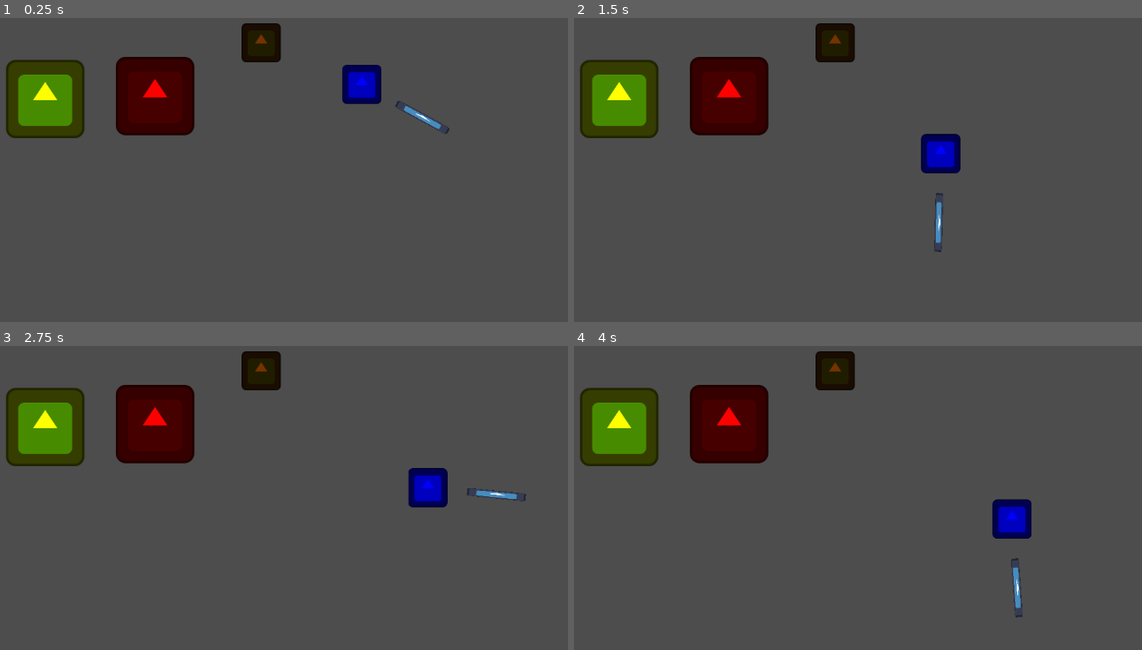
Above: before the commit, frames 1-4 (two rows, left to right).
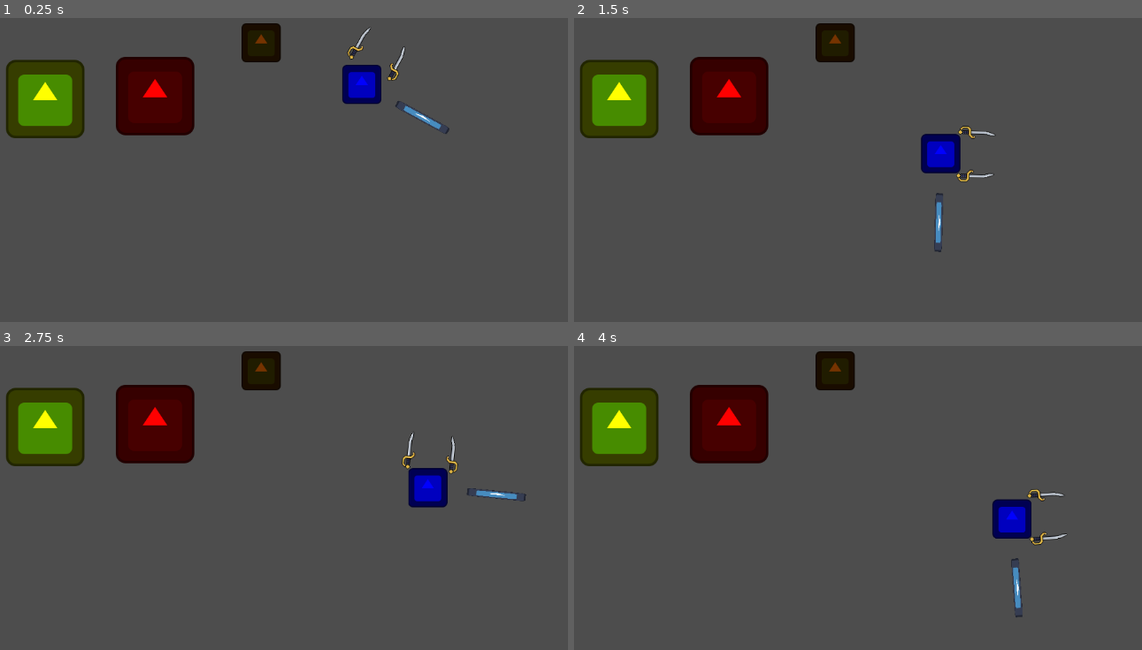
Above: after the commit, the same moments.

Repository: Maccy-0/1-Tap-Adventure
Game: Godot game, scene res://Scenes/MainScene.tscn
The game is run twice, just before and just after one commit, with the same random seed, the same clock (stepped at 60 frames per second) and the same inputs. The engine's default icon, where the game draws it, is replaced by a stand-in: a white triangle on a blue panel in a dark square.
Inputs:
- Up to frame 1 (0.25 s): no input
- Up to frame 2 (1.5 s): hold Space (action) 0.53-1.28 s; tap Space (action) at 1.35 s
- Up to frame 3 (2.75 s): hold Space (action) from 2.03 s (still down)
- Up to frame 4 (4 s): release Space (action) at 2.78 s; tap Space (action) at 2.85 s; hold Space (action) from 3.53 s (still down)

The runs differ from the first frame. In frame 1, 0.2% of the frame differs, in the area x 61-72%, y 3-21%; in frame 2, 0.2%; in frame 3, 0.2%; in frame 4, 0.2%.

Commit message:
Added swords

Diff:
--- a/Scenes/MainScene.tscn
+++ b/Scenes/MainScene.tscn
@@ -1,12 +1,13 @@
-[gd_scene load_steps=6 format=3 uid="uid://dx18gfjy68noj"]
+[gd_scene load_steps=7 format=3 uid="uid://dx18gfjy68noj"]
 
 [ext_resource type="Texture2D" uid="uid://b2h7vtkbv4eks" path="res://icon.svg" id="1_hpc76"]
 [ext_resource type="Script" uid="uid://cokplsqjmsxud" path="res://Scenes/player.gd" id="2_tr2i4"]
 [ext_resource type="Script" uid="uid://cjtghhto426ti" path="res://Scenes/player_sprite.gd" id="3_nhkr4"]
 [ext_resource type="Script" uid="uid://c3pshbe8jc33g" path="res://Scenes/dummy.gd" id="4_7rqgy"]
+[ext_resource type="Texture2D" uid="uid://m4ygito7gm0d" path="res://Assets/Sword Sprite.png" id="4_qxria"]
 
 [sub_resource type="CircleShape2D" id="CircleShape2D_qxria"]
-radius = 111.01801
+radius = 101.0
 
 [node name="Node2D" type="Node2D"]
 
@@ -41,7 +42,20 @@
 [node name="Area2D" type="Area2D" parent="Player"]
 
 [node name="CollisionShape2D" type="CollisionShape2D" parent="Player/Area2D"]
+position = Vector2(1, -45)
 shape = SubResource("CircleShape2D_qxria")
+
+[node name="SwordSprite" type="Sprite2D" parent="Player"]
+position = Vector2(35, -37)
+texture = ExtResource("4_qxria")
+offset = Vector2(0, -20)
+
+[node name="SwordSprite2" type="Sprite2D" parent="Player"]
+position = Vector2(-36, -38)
+rotation = 3.1415927
+scale = Vector2(1, -1)
+texture = ExtResource("4_qxria")
+offset = Vector2(0, -20)
 
 [node name="EnemySpawner" type="Node2D" parent="."]
 
